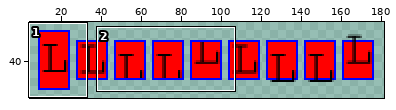
File history of a sprite sheet, tests/TestFiles/Direct2D1/Controls/TextBlock/RestrictedHeight_VerticalAlign.expected.png. The picture above shows the old version from afar; the outline marks the close-up.
Close-up. The starting point:
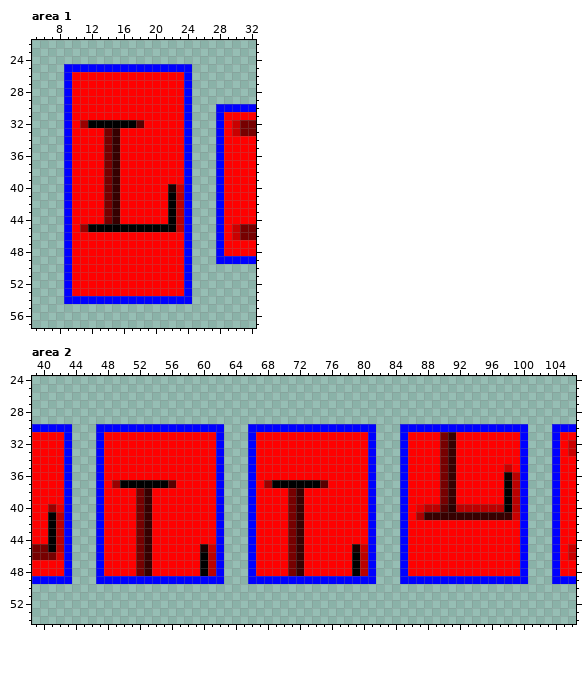
The file is 190x80 pixels. Pixels under 10% opacity are left out. Shown: area 1: x 5..32, y 22..57; area 2: x 39..106, y 24..54. The old version is drawn lined up with the new one. The wide view leaves out empty margins. The commit also changed other parts of the picture, which this record leaves out.
After:
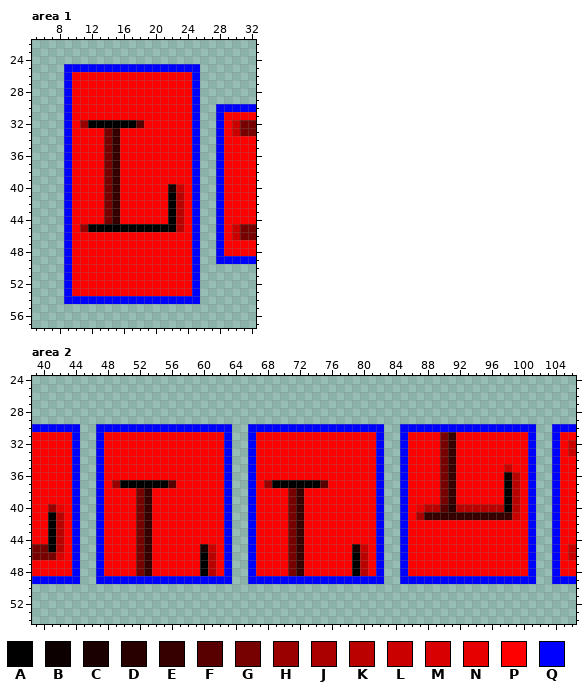
Palette (. is transparent): A #000000  B #0d0000  C #1a0000  D #290000  E #370000  F #580000  G #770000  H #9a0000  J #ab0000  K #bb0000  L #ca0000  M #d80000  N #e70000  P #ff0000  Q #0000ff
What changed:
drawings rearranged on the sheet (the old picture shows each at its new place)
Area 1:
y 25: x 25 . -> Q
y 26..53: x 24..25 Q. -> PQ
y 54: x 25 . -> Q
Area 2:
y 30: x 44 . -> Q; x 63 . -> Q; x 82 . -> Q; x 101 . -> Q
y 31..48: x 43..44 Q. -> PQ; x 62..63 Q. -> PQ; x 81..82 Q. -> PQ; x 100..101 Q. -> PQ
y 49: x 44 . -> Q; x 63 . -> Q; x 82 . -> Q; x 101 . -> Q
